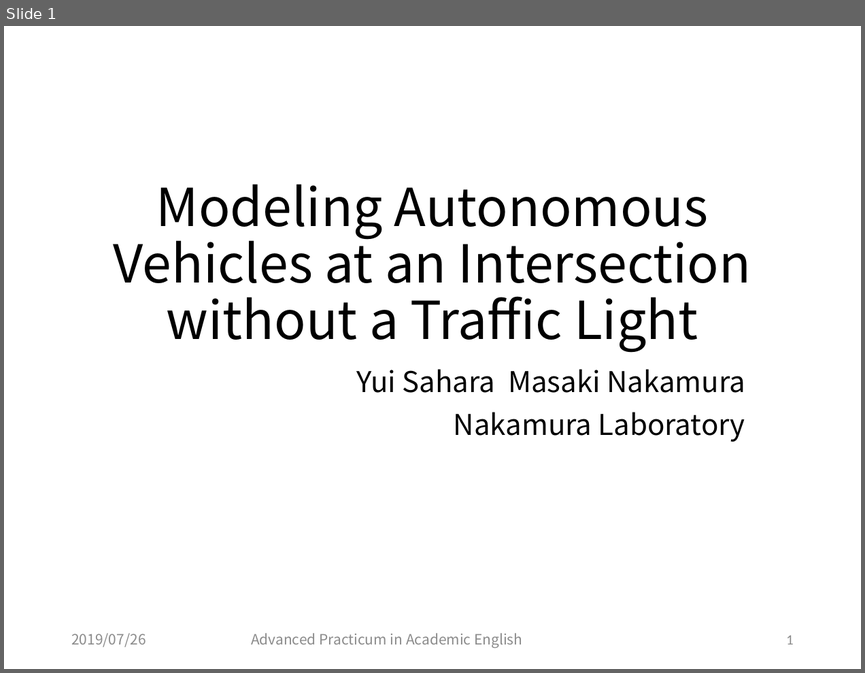
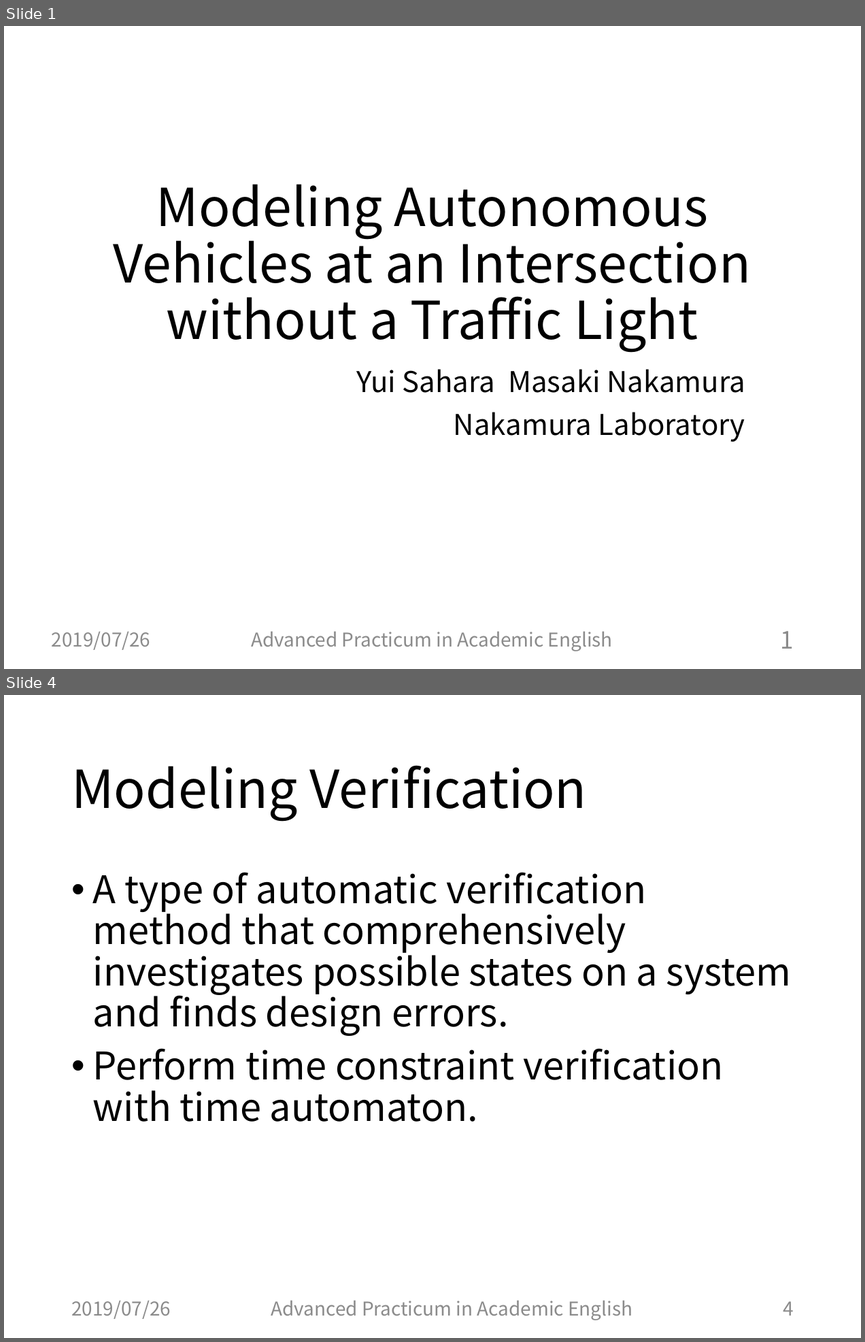
Before and after one commit to Sahara62/master2019, a slide deck: English/presenSlide.pptx. Shown one above the other, each under a label of ours: slide 1 before the commit, slides 1 and 4 after it; the slides between them are not shown. The pictures are 865x673 and 865x1342 pixels, drawn with LibreOffice and Linux fonts; fonts in the diff are those of the drawing. Boxes give left, top, right and bottom in pixels: in the first picture for what was removed or moved away, otherwise in the second. Text is boxed around its words. In the diff, an @@ line names an element or a change of style, - is before the commit and + after.

```diff
--- a/English/presenSlide.pptx
+++ b/English/presenSlide.pptx
@@ slide 4 added at (4, 695, 861, 1338), background #FFFFFF @@
@@ title added at (71, 765, 586, 821), 44 pt, text #000000 @@
+Modeling Verification
@@ text added at (93, 872, 791, 1121), 32 pt, text #000000 @@
+• A type of automatic verification method that comprehensively investigates possible states on a system and finds design errors.
+• Perform time constraint verification with time automaton.
@@ text added at (71, 1300, 171, 1319), 16 pt, text #8C8C8C @@
+2019/07/26
@@ text added at (271, 1300, 632, 1320), 16 pt, text #8C8C8C @@
+Advanced Practicum in Academic English
@@ page number added at (783, 1301, 793, 1315), 16 pt, text #8C8C8C @@
+4
@@ slide 1 changed as well @@
@@ text "2019/07/26": place and size @@
-text "2019/07/26" at (71, 633, 146, 647)
+text "2019/07/26" at (52, 631, 151, 650)
@@ text "2019/07/26" at (52, 631, 151, 650): size 12 to 16 pt @@
@@ text "Advanced Practicum in Academic English" at (251, 631, 613, 651): size 12 to 16 pt @@
@@ page number: place and size @@
-page number at (786, 635, 793, 644)
+page number at (780, 631, 793, 648)
@@ page number at (780, 631, 793, 648): size 12 to 20 pt, font Calibri to Noto Sans CJK JP @@
```
Also in this commit, not shown: 1 other slide changed, 9 other slides added.
